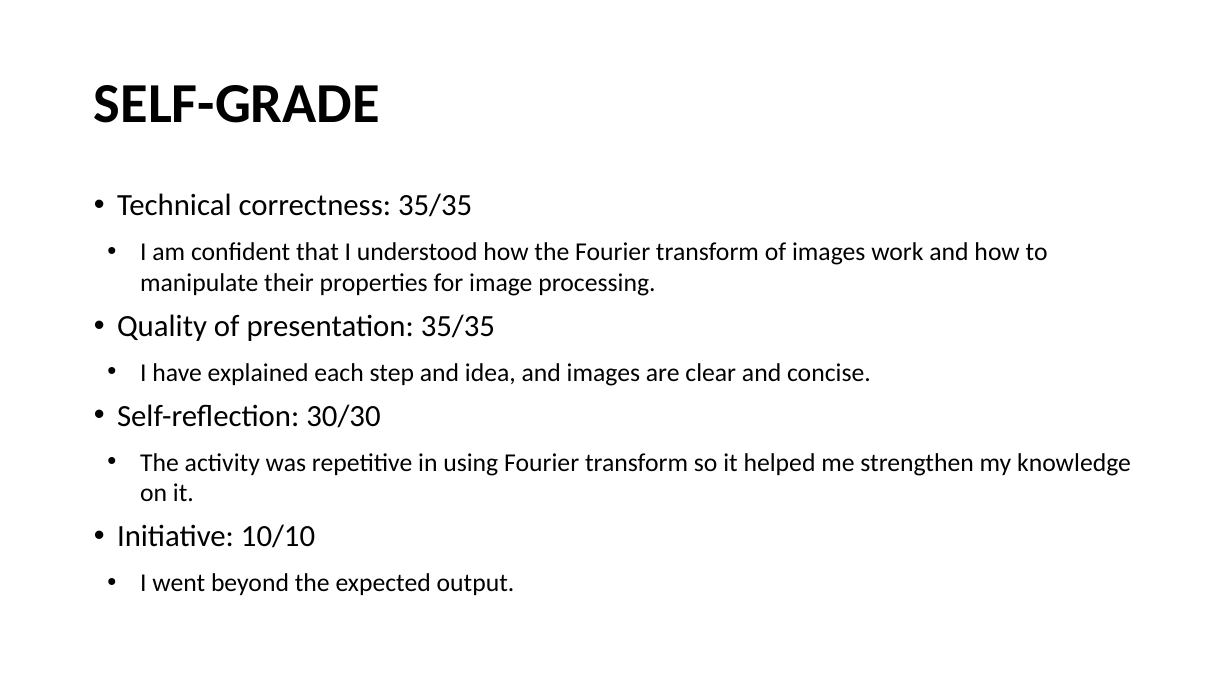
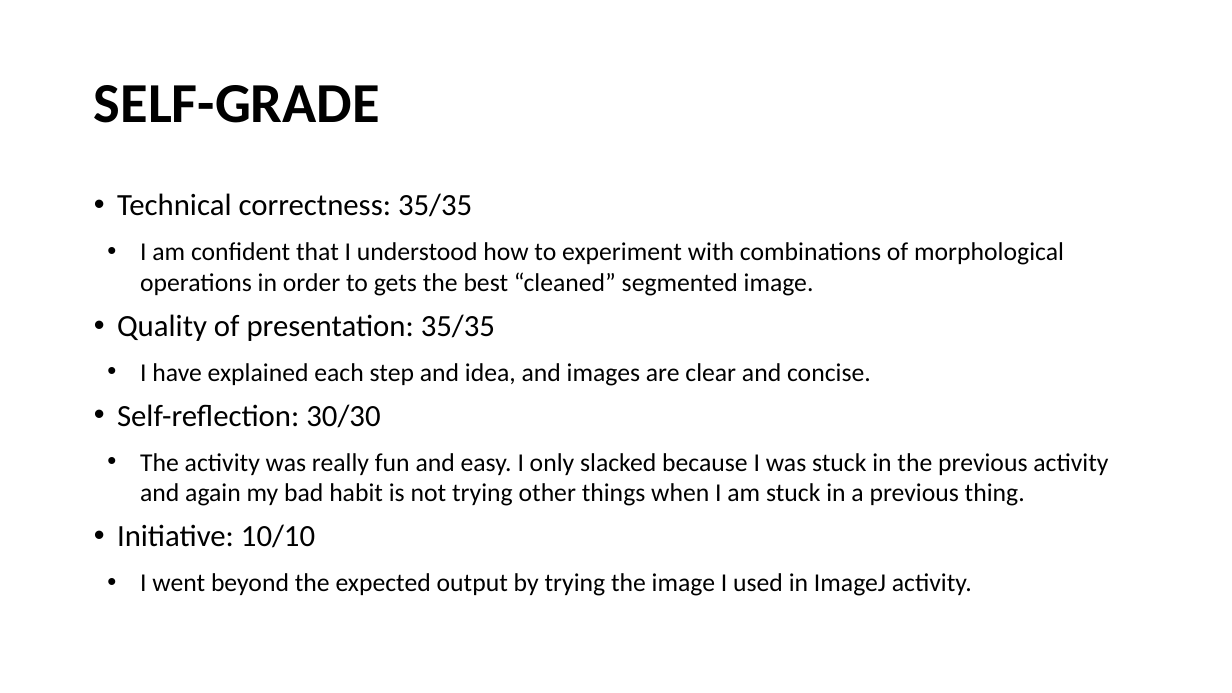
Before and after one commit to genvert/AP_157_FX-2_Vertudez, a slide deck: slide 14 of Activity 06/Vertudez_Activity_6_Report.pptx (slide 12 before the commit). Drawn at 1232x693 pixels with LibreOffice and Linux fonts; fonts in the diff are those of the drawing. Boxes give left, top, right and bottom in pixels: in the first picture for what was removed or moved away, otherwise in the second. Text is boxed around its words. In the diff, an @@ line names an element or a change of style, - is before the commit and + after.

```diff
--- a/Activity 06/Vertudez_Activity_6_Report.pptx
+++ b/Activity 06/Vertudez_Activity_6_Report.pptx
@@ text at (140, 242, 1064, 296): text changed @@
-  • I am confident that I understood how the Fourier transform of images work and how to manipulate their properties for image processing.
+  • I am confident that I understood how to experiment with combinations of morphological operations in order to gets the best “cleaned” segmented image.
@@ text at (140, 453, 1108, 506): text changed @@
-  • The activity was repetitive in using Fourier transform so it helped me strengthen my knowledge on it.
+  • The activity was really fun and easy. I only slacked because I was stuck in the previous activity and again my bad habit is not trying other things when I am stuck in a previous thing.
@@ text at (140, 573, 972, 596): text changed @@
-  • I went beyond the expected output.
+  • I went beyond the expected output by trying the image I used in ImageJ activity.
```
Also in this commit, not shown: 9 other slides changed, 2 slides added, 9 other files.
